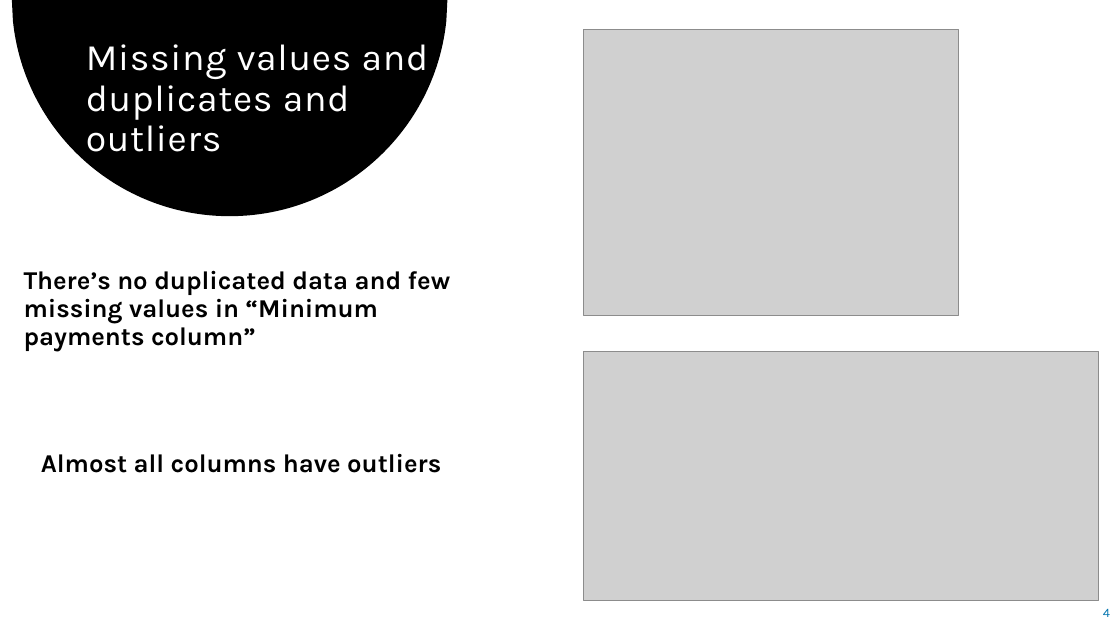
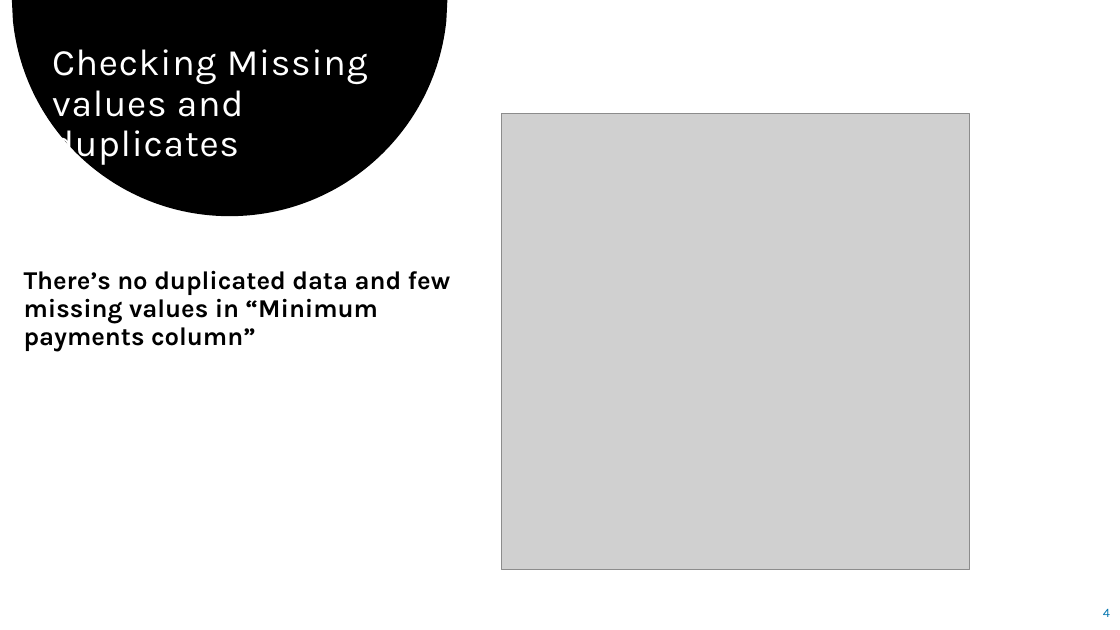
Before and after one commit to Reema-Khaseeb/clustering-credit-card-customer-segmentation, a slide deck: slide 4 of presentation/Credit Card Clustering.pptx. Drawn at 1120x630 pixels with LibreOffice and Linux fonts; fonts in the diff are those of the drawing; grey boxes stand for pictures. Boxes give left, top, right and bottom in pixels: in the first picture for what was removed or moved away, otherwise in the second. Text is boxed around its words. In the diff, an @@ line names an element or a change of style, - is before the commit and + after.

```diff
--- a/presentation/Credit Card Clustering.pptx
+++ b/presentation/Credit Card Clustering.pptx
@@ title at (x1=52, y1=49, x2=368, y2=166): text changed @@
-Missing values and duplicates and outliers
+Checking Missing values and duplicates
@@ picture resized from (x1=584, y1=29, x2=960, y2=315) to (x1=502, y1=113, x2=970, y2=570) @@
@@ picture removed at (x1=584, y1=351, x2=1099, y2=601) @@
@@ text removed at (x1=41, y1=453, x2=441, y2=473) @@
-Almost all columns have outliers
```
Also in this commit, not shown: 9 other slides changed, 15 slides added.
